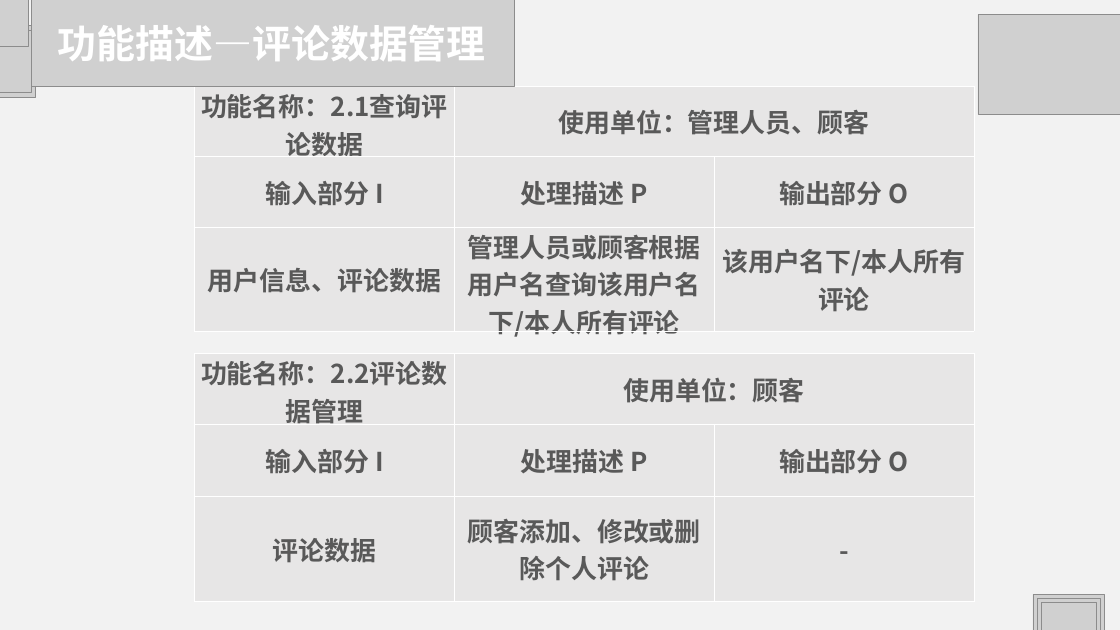
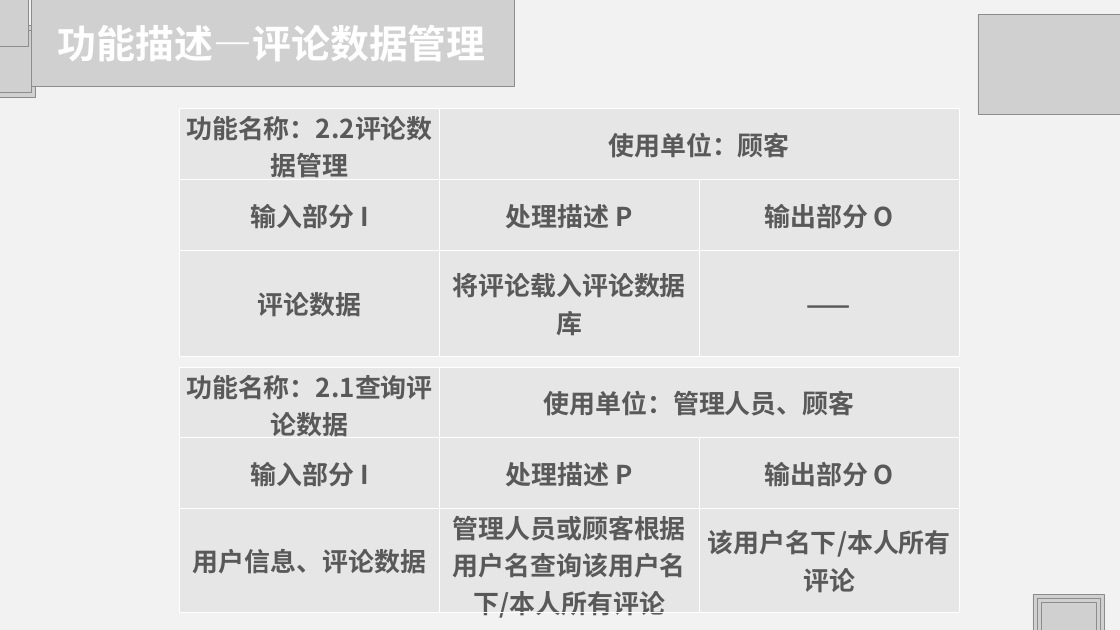
Before and after one commit to HJHGJGHHG/Sentiment-Analysis-System, a slide deck: slide 16 of PPT.pptx. Drawn at 1120x630 pixels with LibreOffice and Linux fonts; fonts in the diff are those of the drawing; grey boxes stand for pictures. Boxes give left, top, right and bottom in pixels: in the first picture for what was removed or moved away, otherwise in the second. Text is boxed around its words. In the diff, an @@ line names an element or a change of style, - is before the commit and + after.

```diff
--- a/PPT.pptx
+++ b/PPT.pptx
@@ table at (180,108,958,356) @@
-row 3, column 2: 顾客添加、修改或删除个人评论
+row 3, column 2: 将评论载入评论数据库
-row 3, column 3: -
+row 3, column 3: ——
@@ table: place and size @@
-table at (194,354,973,601)
+table at (180,108,958,356)
@@ table: place and size @@
-table at (194,86,973,341)
+table at (180,368,958,622)
```
Also in this commit, not shown: 12 other slides changed, 1 slide removed.
